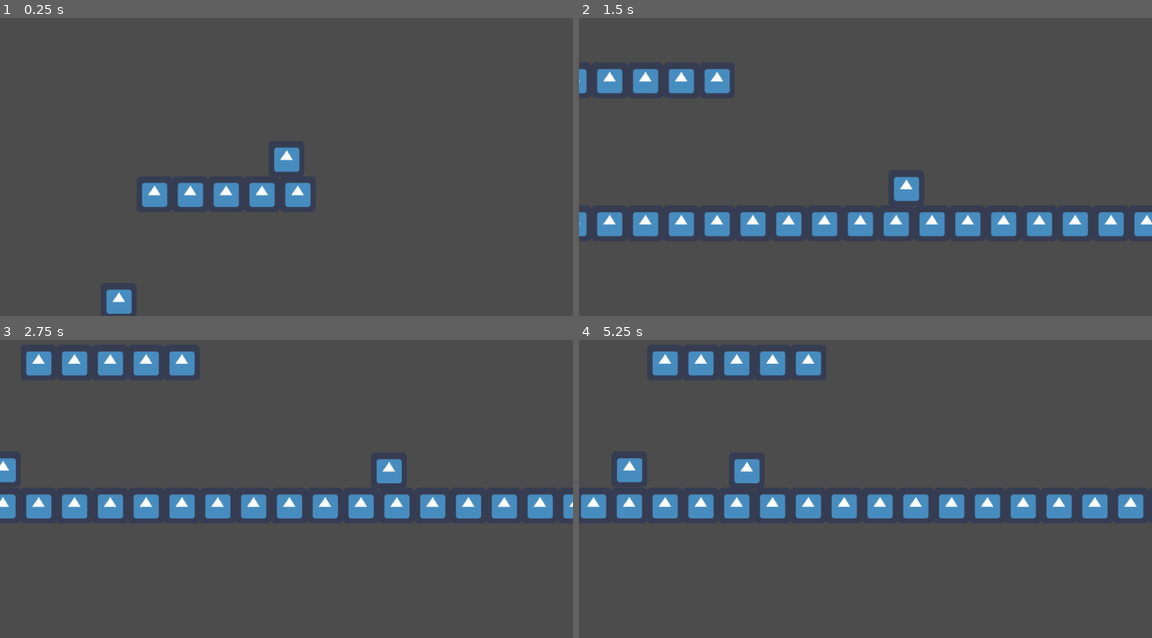
Above: before the commit, frames 1-4 (two rows, left to right).
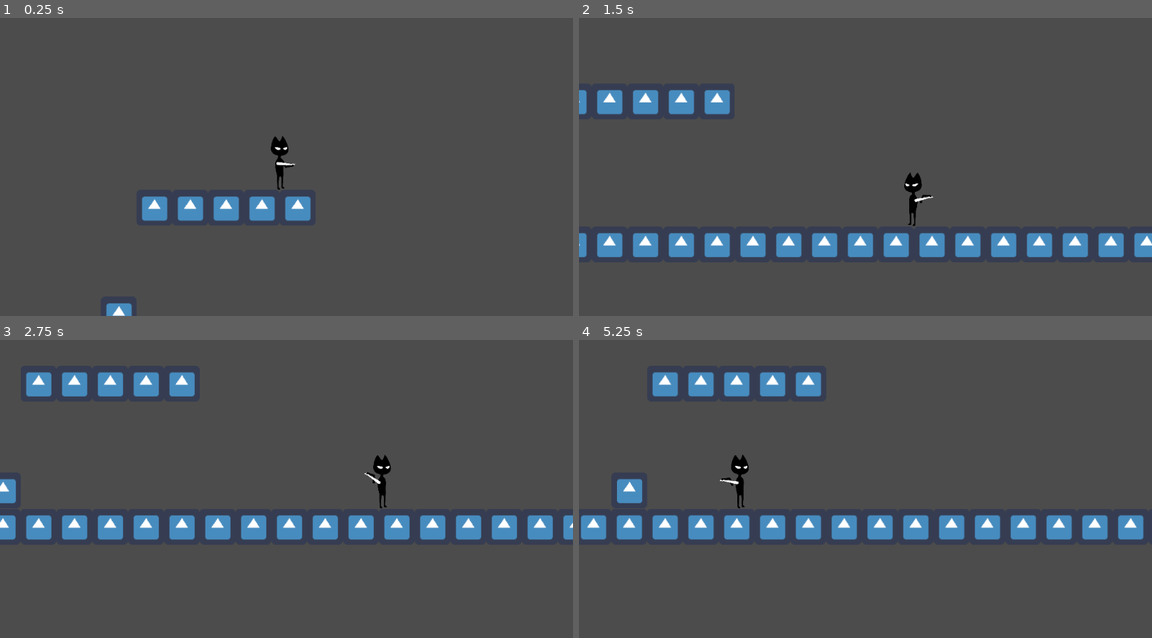
Above: after the commit, the same moments.

Repository: rudimentary-escapism/ld46
Game: Godot game, scene res://src/Level1.tscn
Two runs of this game, one before a commit and one after it. Both use one fixed random seed, a clock stepped at 60 frames per second and the inputs below. The project has no main scene, so this scene is started directly. The engine's default icon, where the game draws it, is replaced by a stand-in: a white triangle on a blue panel in a dark square.
Inputs (mouse positions are in pixels of both pictures, inside the frame that each line leads up to):
- Up to frame 1 (0.25 s): no input
- Up to frame 2 (1.5 s): move the mouse to (991, 131) at 0.52 s; press the mouse at (991, 131) at 0.53 s; hold Right (ui_right) 0.53-1.28 s; move the mouse to (750, 164) at 1.27 s; release the mouse at (750, 164) at 1.28 s; hold Left (ui_left) from 1.28 s (still down); click (750, 164) at 1.35 s
- Up to frame 3 (2.75 s): move the mouse to (343, 396) at 2.02 s; release Left (ui_left) at 2.03 s; press the mouse at (343, 396) at 2.03 s; hold Right (ui_right) from 2.03 s (still down)
- Up to frame 4 (5.25 s): move the mouse to (836, 536) at 2.77 s; release the mouse at (836, 536) at 2.78 s; click (836, 536) at 2.85 s; move the mouse to (1037, 521) at 3.52 s; release Right (ui_right) at 3.53 s; press the mouse at (1037, 521) at 3.53 s; hold Left (ui_left) from 3.53 s (still down); move the mouse to (693, 420) at 4.27 s; release the mouse at (693, 420) at 4.28 s; click (693, 420) at 4.35 s; move the mouse to (894, 471) at 5.02 s; press the mouse at (894, 471) at 5.03 s

The runs differ from the first frame. In frame 1, 3.0% of the frame differs, in the area x 18-55%, y 39-100%; in frame 2, 14%; in frame 3, 14%; in frame 4, 15%, in the area x 0-99%, y 3-68%.

Commit message:
Add hands movement

Diff:
--- a/project.godot
+++ b/project.godot
@@ -30,6 +30,18 @@
 "events": [ Object(InputEventMouseButton,"resource_local_to_scene":false,"resource_name":"","device":0,"alt":false,"shi …(212 unchanged characters)…
  ]
 }
+walk_left={
+"deadzone": 0.5,
+"events": [ Object(InputEventKey,"resource_local_to_scene":false,"resource_name":"","device":0,"alt":false,"shift":false,"control":false,"meta":false,"command":false,"pressed":false,"scancode":65,"unicode":0,"echo":false,"script":null)
+, Object(InputEventKey,"resource_local_to_scene":false,"resource_name":"","device":0,"alt":false,"shift":false,"control":false,"meta":false,"command":false,"pressed":false,"scancode":16777231,"unicode":0,"echo":false,"script":null)
+ ]
+}
+walk_right={
+"deadzone": 0.5,
+"events": [ Object(InputEventKey,"resource_local_to_scene":false,"resource_name":"","device":0,"alt":false,"shift":false,"control":false,"meta":false,"command":false,"pressed":false,"scancode":68,"unicode":0,"echo":false,"script":null)
+, Object(InputEventKey,"resource_local_to_scene":false,"resource_name":"","device":0,"alt":false,"shift":false,"control":false,"meta":false,"command":false,"pressed":false,"scancode":16777233,"unicode":0,"echo":false,"script":null)
+ ]
+}
 
 [rendering]
 
--- /dev/null
+++ b/src/Hands.gd
@@ -0,0 +1,6 @@
+extends Node2D
+
+func _input(event: InputEvent) -> void:
+    if event is InputEventMouseMotion:
+        var angle := get_local_mouse_position().angle()
+        rotate(angle)
--- /dev/null
+++ b/src/Hands.tscn
@@ -0,0 +1,80 @@
+[gd_scene load_steps=3 format=2]
+
+[ext_resource path="res://assets/hands.png" type="Texture" id=1]
+[ext_resource path="res://src/Hands.gd" type="Script" id=2]
+
+[node name="Arms" type="Node2D"]
+script = ExtResource( 2 )
+
+[node name="Polygons" type="Node2D" parent="."]
+__meta__ = {
+"_edit_group_": true,
+"_edit_lock_": true
+}
+
+[node name="ArmUpper" type="Polygon2D" parent="Polygons"]
+position = Vector2( 86.4581, 34.3651 )
+rotation = -0.401094
+texture = ExtResource( 1 )
+skeleton = NodePath("../../Skeleton2D")
+polygon = PoolVector2Array( 0.36, 19.8516, 5.06, 14.2516, 72.66, 0.351599, 78.36, 6.4516, 79.16, 13.2516, 76.36, 20.2516, 10.66, 27.1516 )
+uv = PoolVector2Array( 0.36, 19.8516, 5.06, 14.2516, 72.66, 0.351599, 78.36, 6.4516, 79.16, 13.2516, 76.36, 20.2516, 10.66, 27.1516 )
+bones = [ NodePath("ArmUpper"), PoolRealArray( 1, 1, 1, 1, 1, 1, 1 ), NodePath("ArmUpper/ArmLower"), PoolRealArray( 0, 0, 0, 0, 0, 0, 0 ), NodePath("ArmUpper/ArmWhite"), PoolRealArray( 0, 0, 0, 0, 0, 0, 0 ) ]
+
+[node name="ArmLower" type="Polygon2D" parent="Polygons"]
+position = Vector2( -44.4564, 9.00039 )
+rotation = 0.200182
+texture = ExtResource( 1 )
+skeleton = NodePath("../../Skeleton2D")
+polygon = PoolVector2Array( 81.66, 9.1516, 83.26, 18.3516, 156.26, 16.1516, 151.56, 0.951599 )
+uv = PoolVector2Array( 81.66, 9.1516, 83.26, 18.3516, 156.26, 16.1516, 154.26, 2.5516 )
+bones = [ NodePath("ArmUpper"), PoolRealArray( 0, 0, 0, 0 ), NodePath("ArmUpper/ArmLower"), PoolRealArray( 1, 1, 1, 1 ), NodePath("ArmUpper/ArmWhite"), PoolRealArray( 0, 0, 0, 0 ) ]
+
+[node name="Hand" type="Polygon2D" parent="Polygons"]
+position = Vector2( -147.006, 22.0918 )
+texture = ExtResource( 1 )
+skeleton = NodePath("../../Skeleton2D")
+polygon = PoolVector2Array( 164.56, 5.5516, 164.56, 21.7516, 180.76, 21.9516, 181.76, 6.1516 )
+uv = PoolVector2Array( 164.66, 9.3516, 164.56, 21.7516, 180.76, 21.9516, 181.76, 6.1516 )
+bones = [ NodePath("ArmUpper"), PoolRealArray( 0, 0, 0, 0 ), NodePath("ArmUpper/ArmLower"), PoolRealArray( 0, 0, 0, 0 ), NodePath("ArmUpper/ArmLower/Hand"), PoolRealArray( 1, 1, 1, 1 ), NodePath("ArmUpper/ArmWhite"), PoolRealArray( 0, 0, 0, 0 ) ]
+
+[node name="ArmWhite" type="Polygon2D" parent="Polygons"]
+position = Vector2( -0.545471, -23.7283 )
+texture = ExtResource( 1 )
+skeleton = NodePath("../../Skeleton2D")
+polygon = PoolVector2Array( 1.36, 38.8516, 40.46, 40.6516, 160.86, 24.0516, 169.66, 35.7516, 160.96, 48.9516, 40.96, 49.2516, 30.86, 56.4516, 14.86, 56.6516, 10.56, 47.7516, 2.76, 47.6516 )
+uv = PoolVector2Array( 1.16, 39.3516, 40.46, 40.6516, 160.16, 23.7516, 169.66, 35.7516, 160.96, 48.9516, 40.96, 49.2516, 30.86, 56.4516, 14.86, 56.6516, 10.56, 47.7516, 2.76, 47.6516 )
+bones = [ NodePath("ArmUpper"), PoolRealArray( 0, 0, 0, 0, 0, 0, 0, 0, 0, 0 ), NodePath("ArmUpper/ArmLower"), PoolRealArray( 0, 0, 0, 0, 0, 0, 0, 0, 0, 0 ), NodePath("ArmUpper/ArmWhite"), PoolRealArray( 1, 1, 1, 1, 1, 1, 1, 1, 1, 1 ) ]
+
+[node name="Skeleton2D" type="Skeleton2D" parent="."]
+
+[node name="ArmUpper" type="Bone2D" parent="Skeleton2D"]
+position = Vector2( 157.916, 12.2732 )
+rotation = 3.18302
+rest = Transform2D( -0.995467, 0.0951042, -0.0951042, -0.995467, 157.916, 12.2732 )
+__meta__ = {
+"_edit_bone_": true,
+"_edit_ik_": true
+}
+
+[node name="ArmLower" type="Bone2D" parent="Skeleton2D/ArmUpper"]
+position = Vector2( 56.2408, -28.264 )
+rotation = 0.394804
+rest = Transform2D( 0.979107, 0.203346, -0.203346, 0.979107, 56.2408, -28.264 )
+default_length = 70.0
+__meta__ = {
+"_edit_bone_": true
+}
+
+[node name="Hand" type="Bone2D" parent="Skeleton2D/ArmUpper/ArmLower"]
+position = Vector2( 74.0329, -0.458347 )
+rotation = -6.59567
+rest = Transform2D( 1, 0, 0, 1, 74.0329, -0.458347 )
+__meta__ = {
+"_edit_bone_": true
+}
+
+[node name="ArmWhite" type="Bone2D" parent="Skeleton2D/ArmUpper"]
+rotation = 0.0304166
+rest = Transform2D( 0.999537, 0.0304119, -0.0304119, 0.999537, 0, 0 )
+default_length = 150.0
--- a/src/Player.gd
+++ b/src/Player.gd
@@ -13,6 +13,8 @@
 func _input(event: InputEvent) -> void:
     if event.is_action_pressed("fire"):
         emit_signal("shot")
+    if event is InputEventMouseMotion:
+        scale.x = 1 if get_local_mouse_position().normalized().x > 0 else -1
 
 func _physics_process(delta: float) -> void:
     get_input()
@@ -21,9 +23,9 @@
 
 func get_input() -> void:
     var dir := 0
-    if Input.is_action_pressed("ui_right"):
+    if Input.is_action_pressed("walk_right"):
         dir += 1
-    if Input.is_action_pressed("ui_left"):
+    if Input.is_action_pressed("walk_left"):
         dir -= 1
     if dir != 0:
         velocity.x = lerp(velocity.x, dir * speed, acceleration)
--- a/src/Player.tscn
+++ b/src/Player.tscn
@@ -1,29 +1,38 @@
-[gd_scene load_steps=5 format=2]
+[gd_scene load_steps=7 format=2]
 
 [ext_resource path="res://src/Player.gd" type="Script" id=1]
-[ext_resource path="res://icon.png" type="Texture" id=2]
+[ext_resource path="res://assets/Body.png" type="Texture" id=2]
 [ext_resource path="res://src/RayCast2D.gd" type="Script" id=3]
+[ext_resource path="res://src/Hands.gd" type="Script" id=4]
+[ext_resource path="res://assets/hands.png" type="Texture" id=5]
 
 [sub_resource type="RectangleShape2D" id=1]
-extents = Vector2( 32, 31 )
+extents = Vector2( 30.3252, 48.4891 )
 
 [node name="Player" type="KinematicBody2D"]
 script = ExtResource( 1 )
 speed = 600
+gravity = 0
 
 [node name="Sprite" type="Sprite" parent="."]
+scale = Vector2( 0.2, 0.2 )
 texture = ExtResource( 2 )
+offset = Vector2( -60, 0 )
+flip_h = true
 
 [node name="CollisionShape2D" type="CollisionShape2D" parent="."]
 shape = SubResource( 1 )
 
 [node name="Camera2D" type="Camera2D" parent="."]
+offset = Vector2( 0, -20 )
 current = true
 drag_margin_h_enabled = true
 smoothing_enabled = true
 editor_draw_drag_margin = true
 
 [node name="RayCast2D" type="RayCast2D" parent="."]
+position = Vector2( -16.4045, 1.70437 )
+cast_to = Vector2( 50, 0 )
 script = ExtResource( 3 )
 
 [node name="Line2D" type="Line2D" parent="RayCast2D"]
@@ -35,5 +44,13 @@
 [node name="Timer" type="Timer" parent="RayCast2D"]
 wait_time = 0.1
 one_shot = true
+
+[node name="Hands" type="Sprite" parent="RayCast2D"]
+scale = Vector2( 0.2, 0.2 )
+texture = ExtResource( 5 )
+centered = false
+offset = Vector2( -10, -35 )
+flip_h = true
+script = ExtResource( 4 )
 [connection signal="shot" from="." to="RayCast2D" method="_on_Player_shot"]
 [connection signal="timeout" from="RayCast2D/Timer" to="RayCast2D" method="_on_Timer_timeout"]
Binary file added: assets/Body.png
Not shown, added: assets/Body.png.import
Binary file added: assets/hands.png
Not shown, added: assets/hands.png.import
